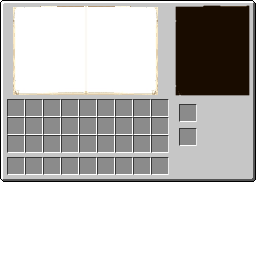
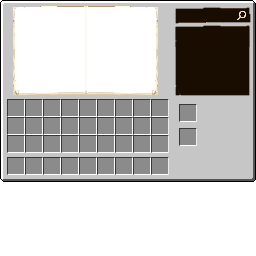
Comparing the layer stacks of the two 256 × 256 images. Changes:
added layer "Paint Layer 8" (15%) above "Copy of Paint Layer 7" over [192, 5, 251, 47]
added layer "Copy of Paint Layer 7" above "Paint Layer 7" over [175, 5, 251, 47]
added layer "Copy of Layer 2" (2nd of 3) above "Copy of Layer 2" over [175, 6, 237, 47]
added layer "Copy of Layer 2" (3rd of 3) above "Layer 2" over [175, 7, 251, 47]
added layer "Layer 2" (3rd of 6) above "Layer 2" over [175, 5, 251, 47]
added layer "Layer 2" (4th of 6) above "Layer 2" over [175, 25, 250, 47]
painted on "Layer 2" (5th of 6) over [175, 5, 251, 47]
painted on "Background" (2nd of 3) over [175, 5, 251, 47]
